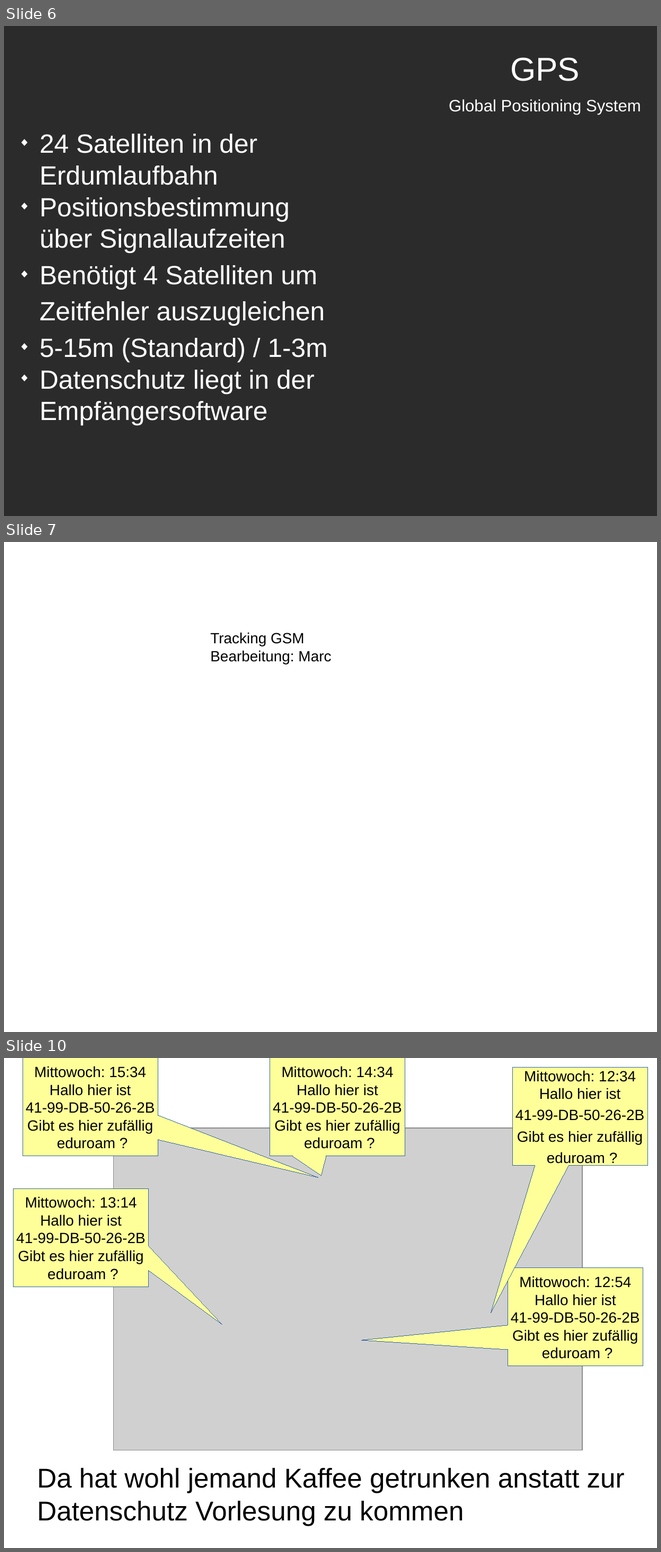
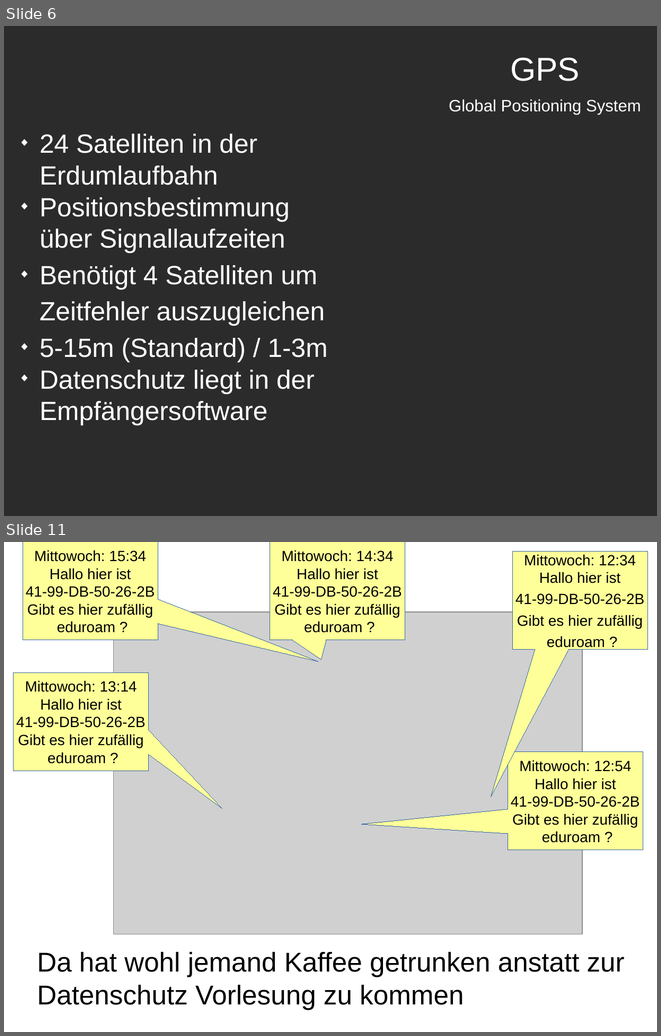
Before and after one commit to lecram789/MobileGeolocating, a slide deck: Presentation/4_B_Döringk_Kasper_Ryvkin.odp. Shown one above the other, each under a label of ours: slides 6, 7 and 10 before the commit, slides 6 and 11 after it; the slides between them are not shown. The pictures are 661x1552 and 661x1036 pixels, drawn with LibreOffice and Linux fonts; fonts in the diff are those of the drawing; grey boxes stand for pictures; background and template pictures are left out; a plain dark background stands for a picture behind light text. Boxes give left, top, right and bottom in pixels: in the first picture for what was removed or moved away, otherwise in the second. Text is boxed around its words. In the diff, an @@ line names an element or a change of style, - is before the commit and + after.

```diff
--- a/Presentation/4_B_Döringk_Kasper_Ryvkin.odp
+++ b/Presentation/4_B_Döringk_Kasper_Ryvkin.odp
@@ slide 7 removed at box(4, 542, 657, 1032), background #FFFFFF @@
@@ text removed at box(210, 632, 331, 664) @@
-Tracking GSM
-Bearbeitung: Marc
@@ what was slide 10 is now slide 11 @@
```
Also in this commit, not shown: 1 slide changed, 4 slides added, 2 other slides removed, 5 other files.
